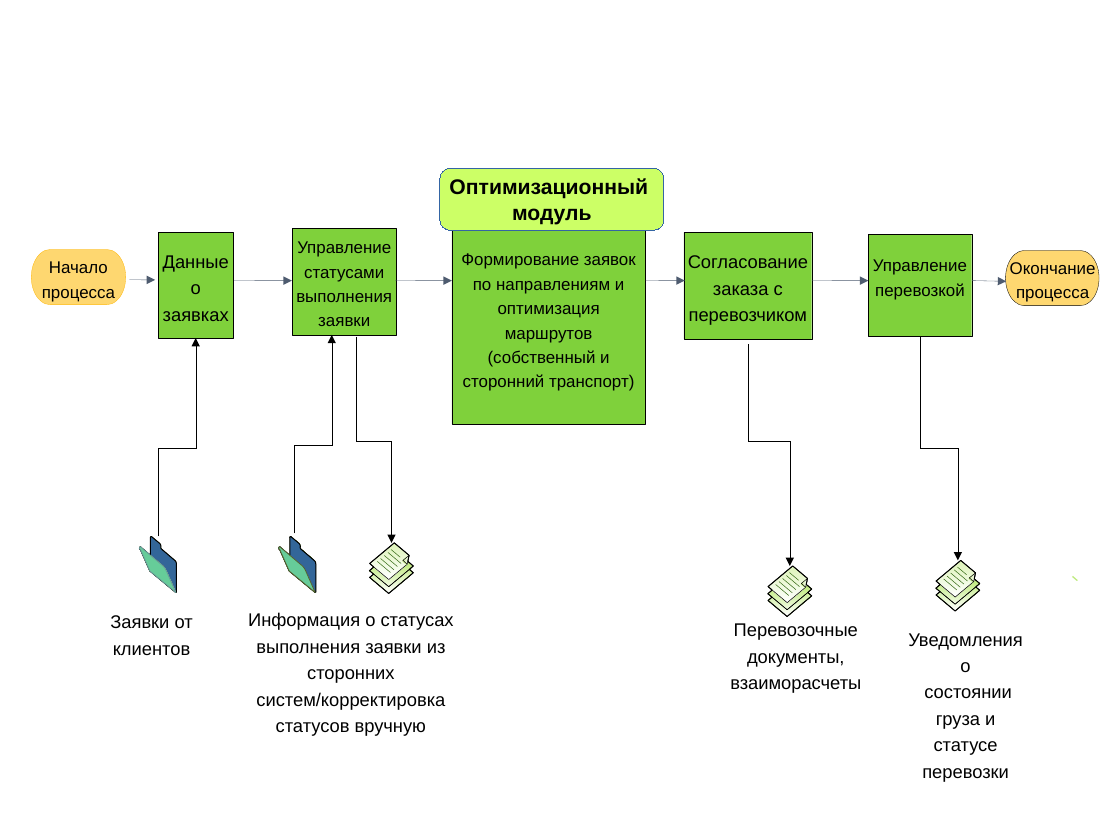
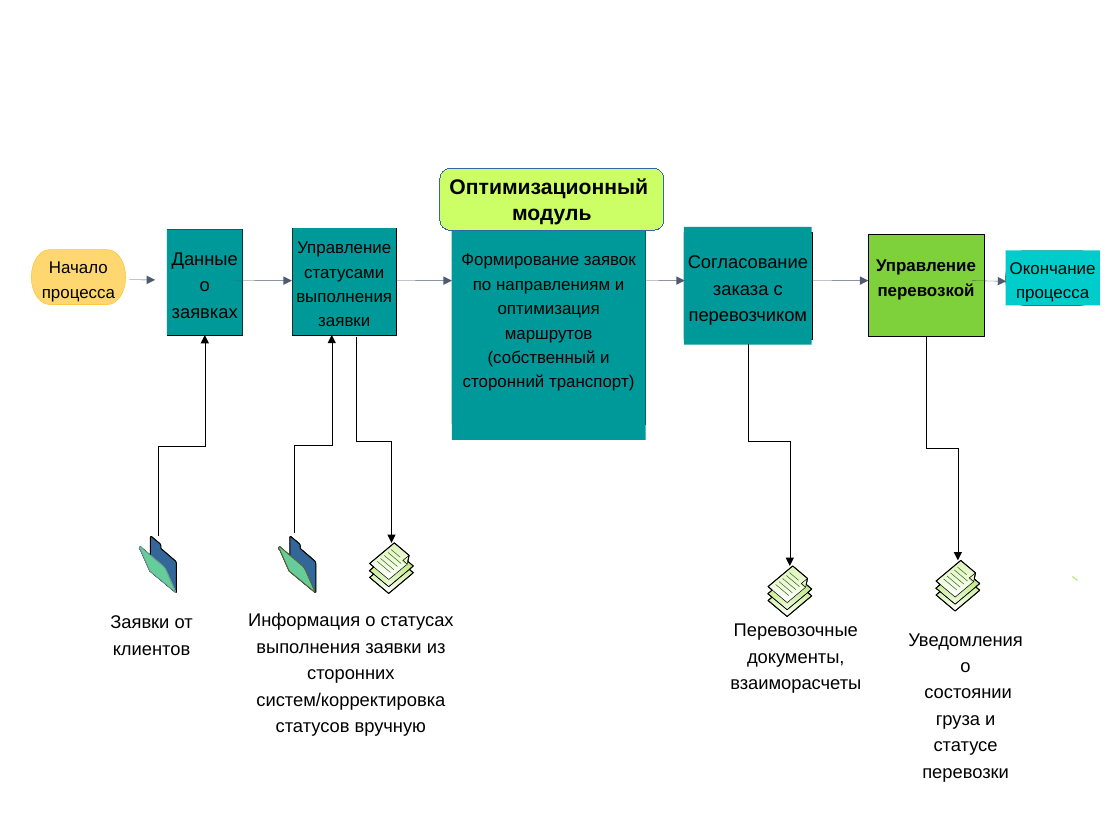
Before and after one commit to anarch-ist/view_transport, a slide deck: slide 2 of TMS/trunk/documents/презентация для AZ.odp. Drawn at 1120x840 pixels with LibreOffice and Linux fonts; fonts in the diff are those of the drawing; background and template pictures are left out. Boxes give left, top, right and bottom in pixels: in the first picture for what was removed or moved away, otherwise in the second. Text is boxed around its words. In the diff, an @@ line names an element or a change of style, - is before the commit and + after.

```diff
--- a/TMS/trunk/documents/презентация для AZ.odp
+++ b/TMS/trunk/documents/презентация для AZ.odp
@@ fill none to #009999 in 8 elements at (452, 216, 646, 440), (684, 227, 812, 345), (293, 229, 396, 335), (167, 230, 242, 335), (452, 231, 646, 425), (684, 233, 812, 339), (293, 229, 396, 335), (167, 230, 242, 335) @@
@@ 2 freeform shapes, 1 rectangle: place and size @@
-2 freeform shapes, 1 rectangle at (159, 233, 234, 338)
+2 freeform shapes, 1 rectangle at (167, 230, 242, 335)
@@ fill #7FD13B to #009999 in 4 elements at (452, 231, 646, 425), (684, 233, 812, 339), (293, 229, 396, 335), (167, 230, 242, 335) @@
@@ 4 rectangles: place and size @@
-4 rectangles at (296, 241, 1096, 391)
+4 rectangles at (293, 216, 1101, 440)
@@ text "Управление перевозкой" at (876, 259, 976, 300): bold on @@
@@ freeform shape: place and size @@
-freeform shape at (869, 235, 973, 337)
+freeform shape at (869, 235, 985, 337)
@@ freeform shape: place and size @@
-freeform shape at (869, 235, 973, 337)
+freeform shape at (869, 235, 985, 337)
@@ rectangle "Окончание процесса" at (1006, 251, 1101, 306): fill none to #00CCCC @@
@@ elbow arrow moved from (158, 537) - (196, 338) to (158, 537) - (205, 335) @@
@@ elbow arrow moved from (921, 336) - (958, 561) to (927, 336) - (958, 561) @@
```
